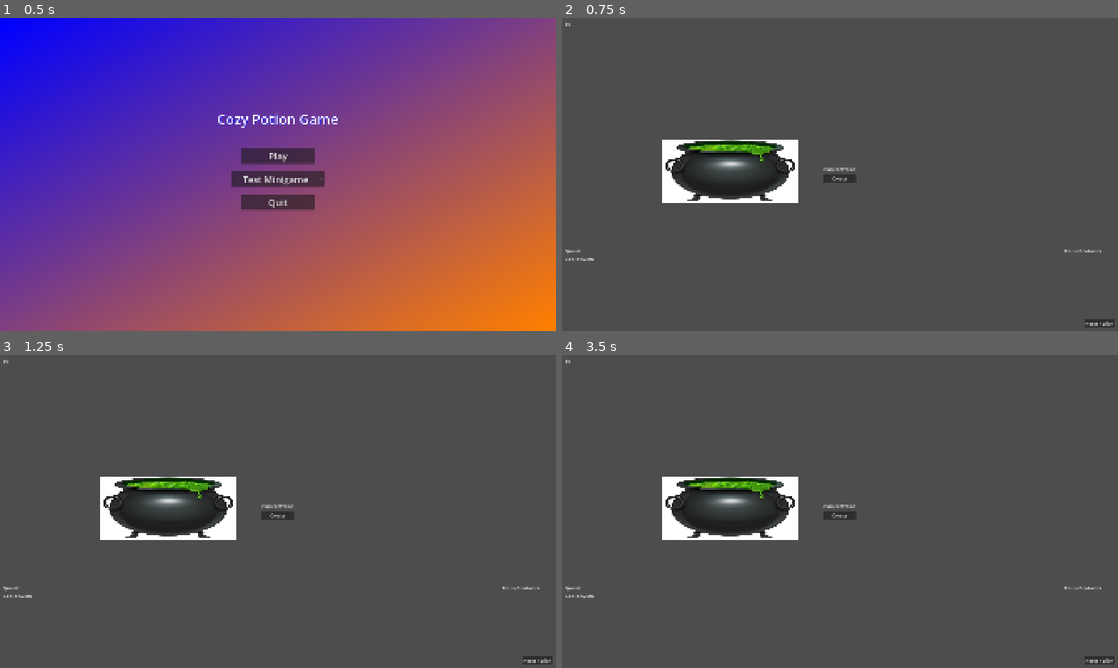
Above: before the commit, frames 1-4 (two rows, left to right).
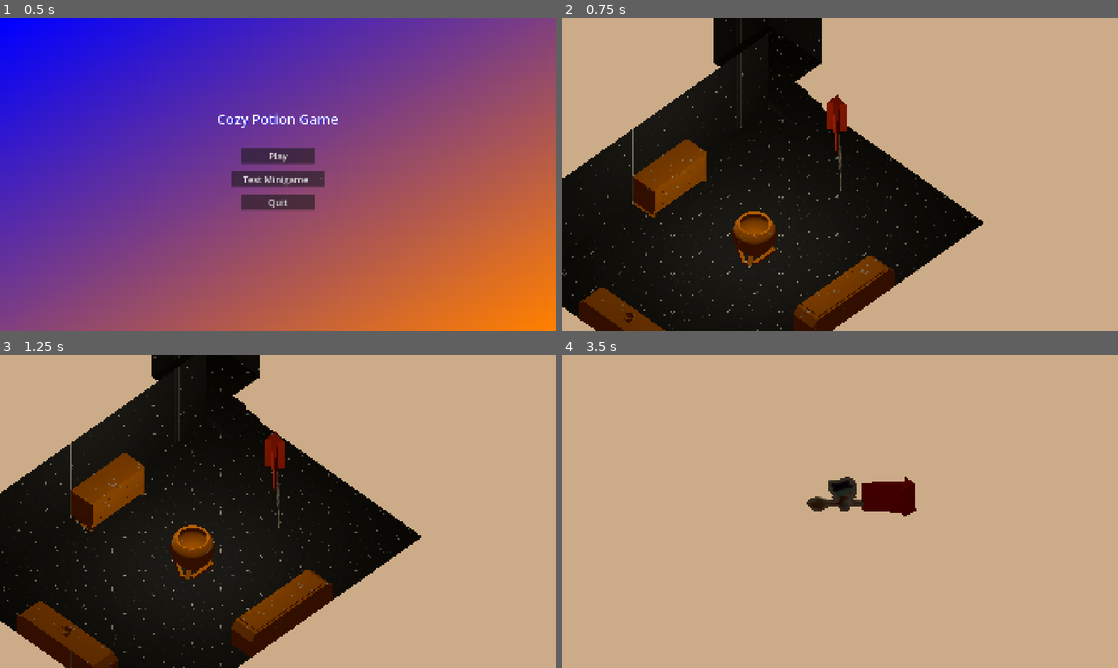
Above: after the commit, the same moments.

Repository: unimelb-game-makers/Team-Quibble-Production
Game: Godot game, scene res://scenes/menus/main.tscn
Two runs of this game, one before a commit and one after it. Both use one fixed random seed, a clock stepped at 60 frames per second and the inputs below.
Inputs (mouse positions are in pixels of both pictures, inside the frame that each line leads up to):
- Up to frame 1 (0.5 s): no input
- Up to frame 2 (0.75 s): click "Play" at 0.5 s
- Up to frame 3 (1.25 s): no input
- Up to frame 4 (3.5 s): move the mouse to (962, 495) at 1.27 s; hold D (move_right) 1.28-2 s; hold E (interact) 1.28-2 s; click (962, 495) at 1.42 s; drag from (728, 527) to (812, 574) at 2.02 s; move the mouse to (895, 442) at 2.77 s; hold D (move_right) from 2.78 s (still down); hold Left (camera_left) from 2.78 s (still down); click (895, 442) at 2.92 s; tap E (interact) at 3.05 s

Frame 1 is identical in both runs. In frame 2, 99% of the frame differs, in the area x 0-100%, y 0-100%; in frame 3, 99%; in frame 4, 100%.
Error before the commit: Invalid access to property or key 'potion_ingredient_index' on a base object of type 'Node (PotionBrewing)'. (res://scripts/ui/cauldron_crafting_ui.gd:36)

Commit message:
interactables can now show minigames

Diff:
--- a/cozy-potion-game/scenes/menus/main_menu.tscn
+++ b/cozy-potion-game/scenes/menus/main_menu.tscn
@@ -2,6 +2,7 @@
 
 [ext_resource type="Theme" uid="uid://85dmvce53jyf" path="res://assets/main_theme.tres" id="1_l6cm7"]
 [ext_resource type="Script" uid="uid://drd1spct1hl1y" path="res://scripts/main_menu.gd" id="2_ekxnf"]
+[ext_resource type="PackedScene" uid="uid://bec7ovcvsvc5q" path="res://scenes/shop.tscn" id="3_ng0o5"]
 [ext_resource type="PackedScene" uid="uid://b8cph38syc08d" path="res://scenes/mini_games/cauldron_scene.tscn" id="3_wu84c"]
 [ext_resource type="PackedScene" uid="uid://cty6lpq8trkc8" path="res://scenes/mini_games/crushing_minigame_scene.tscn" id="4_8ln24"]
 [ext_resource type="PackedScene" uid="uid://dggr5lsckq1da" path="res://scenes/mini_games/recipe_scene.tscn" id="5_8ln24"]
@@ -26,7 +27,7 @@
 grow_vertical = 2
 theme = ExtResource("1_l6cm7")
 script = ExtResource("2_ekxnf")
-minigame_packed_scenes = Array[PackedScene]([ExtResource("3_wu84c"), ExtResource("4_8ln24"), ExtResource("5_8ln24")])
+minigame_packed_scenes = Array[PackedScene]([ExtResource("3_ng0o5"), ExtResource("3_wu84c"), ExtResource("4_8ln24"), ExtResource("5_8ln24")])
 
 [node name="TextureRect" type="TextureRect" parent="." unique_id=1908156186]
 layout_mode = 1
--- a/cozy-potion-game/scenes/mini_games/crushing_minigame_scene.tscn
+++ b/cozy-potion-game/scenes/mini_games/crushing_minigame_scene.tscn
@@ -36,6 +36,7 @@
 position = Vector2(174, 271)
 
 [node name="TextureRect" type="TextureRect" parent="." unique_id=423263158]
+visible = false
 z_index = -10
 layout_mode = 1
 anchors_preset = 15
--- a/cozy-potion-game/scenes/shop.tscn
+++ b/cozy-potion-game/scenes/shop.tscn
@@ -6,6 +6,8 @@
 [ext_resource type="Material" uid="uid://c4urka6ybrmhm" path="res://addons/kenney_prototype_tools/materials/dark_wall_material.tres" id="2_ajxib"]
 [ext_resource type="Script" uid="uid://bnfcqynt4fy0j" path="res://scripts/world/interactable_object.gd" id="2_xfvoa"]
 [ext_resource type="Script" uid="uid://bc5xc5cvwwo37" path="res://scripts/world/test_interactable_user.gd" id="3_1l46r"]
+[ext_resource type="PackedScene" uid="uid://cty6lpq8trkc8" path="res://scenes/mini_games/crushing_minigame_scene.tscn" id="7_y6sft"]
+[ext_resource type="PackedScene" uid="uid://b3cd2a5yxvfp" path="res://scenes/user_interface/popup_sub_window.tscn" id="8_m4ofw"]
 
 [sub_resource type="ProceduralSkyMaterial" id="ProceduralSkyMaterial_lx5au"]
 sky_top_color = Color(0.2, 0.16862746, 0.13333334, 1)
@@ -358,16 +360,16 @@
 mouse_filter = 1
 metadata/_edit_use_anchors_ = true
 
-[node name="TestInteractableUser" type="Node3D" parent="Node3D" unique_id=1808629614 node_paths=PackedStringArray("interactable_area")]
+[node name="TestInteractableUser" type="Node3D" parent="Node3D" unique_id=1808629614]
 transform = Transform3D(0.70710677, 0, 0.70710677, 0, 1, 0, -0.70710677, 0, 0.70710677, -2.9055877, 1.0544419, -2.591208)
 script = ExtResource("3_1l46r")
-interactable_area = NodePath("InteractableObject")
 
 [node name="InteractableObject" type="Area3D" parent="Node3D/TestInteractableUser" unique_id=254663262]
 transform = Transform3D(0.7071068, 0, -0.7071068, 0, 1, 0, 0.7071068, 0, 0.7071068, -0.73490536, -0.7443633, 0.6911044)
 collision_layer = 1048576
 collision_mask = 67108865
 script = ExtResource("2_xfvoa")
+scene_to_load = ExtResource("7_y6sft")
 
 [node name="CollisionShape3D" type="CollisionShape3D" parent="Node3D/TestInteractableUser/InteractableObject" unique_id=660347118]
 transform = Transform3D(1, 0, 0, 0, 1, 0, 0, 0, 1, 0, 0.6873169, 1.6658173)
@@ -377,3 +379,10 @@
 transform = Transform3D(1, 0, 0, 0, 1, 0, 0, 0, 1, 0, 3.061737, 0)
 light_color = Color(0.9597469, 0.9266617, 0.81118107, 1)
 omni_range = 22.771
+
+[node name="PopupSubWindow" parent="." unique_id=519353967 instance=ExtResource("8_m4ofw")]
+anchors_preset = 15
+grow_horizontal = 2
+grow_vertical = 2
+
+[connection signal="interacted" from="Node3D/TestInteractableUser/InteractableObject" to="PopupSubWindow" method="_on_interactable_object_interacted"]
--- a/cozy-potion-game/scenes/user_interface/example_pop_up.tscn
+++ b/cozy-potion-game/scenes/user_interface/example_pop_up.tscn
@@ -22,21 +22,15 @@
 grow_vertical = 2
 
 [node name="SubViewport" type="SubViewport" parent="." unique_id=1591214170]
-size = Vector2i(1440, 810)
+size = Vector2i(1920, 1080)
 
 [node name="CrushingMinigame" parent="SubViewport" unique_id=126500727 instance=ExtResource("1_op3mp")]
 
 [node name="PanelContainer" type="PanelContainer" parent="." unique_id=611544136]
 layout_mode = 1
-anchors_preset = 8
-anchor_left = 0.5
-anchor_top = 0.5
-anchor_right = 0.5
-anchor_bottom = 0.5
-offset_left = -720.0
-offset_top = -405.0
-offset_right = 720.0
-offset_bottom = 405.0
+anchors_preset = 15
+anchor_right = 1.0
+anchor_bottom = 1.0
 grow_horizontal = 2
 grow_vertical = 2
 theme_override_styles/panel = SubResource("StyleBoxTexture_m4qru")
--- a/cozy-potion-game/scenes/user_interface/popup_sub_window.tscn
+++ b/cozy-potion-game/scenes/user_interface/popup_sub_window.tscn
@@ -1,13 +1,12 @@
 [gd_scene format=3 uid="uid://b3cd2a5yxvfp"]
 
 [ext_resource type="Script" uid="uid://cwkp4uesjlu0l" path="res://scripts/popup_sub_window.gd" id="1_xhyie"]
-[ext_resource type="PackedScene" uid="uid://cty6lpq8trkc8" path="res://scenes/mini_games/crushing_minigame_scene.tscn" id="2_gc7jl"]
 
 [sub_resource type="Animation" id="Animation_mb0g6"]
 length = 0.001
 tracks/0/type = "value"
 tracks/0/imported = false
-tracks/0/enabled = true
+tracks/0/enabled = false
 tracks/0/path = NodePath(".:modulate")
 tracks/0/interp = 1
 tracks/0/loop_wrap = true
@@ -19,7 +18,7 @@
 }
 tracks/1/type = "value"
 tracks/1/imported = false
-tracks/1/enabled = true
+tracks/1/enabled = false
 tracks/1/path = NodePath(".:visible")
 tracks/1/interp = 1
 tracks/1/loop_wrap = true
@@ -31,23 +30,11 @@
 }
 tracks/2/type = "value"
 tracks/2/imported = false
-tracks/2/enabled = true
+tracks/2/enabled = false
 tracks/2/path = NodePath(".:position")
 tracks/2/interp = 1
 tracks/2/loop_wrap = true
 tracks/2/keys = {
-"times": PackedFloat32Array(0),
-"transitions": PackedFloat32Array(1),
-"update": 0,
-"values": [Vector2(0, 0)]
-}
-tracks/3/type = "value"
-tracks/3/imported = false
-tracks/3/enabled = true
-tracks/3/path = NodePath("Transform:position")
-tracks/3/interp = 1
-tracks/3/loop_wrap = true
-tracks/3/keys = {
 "times": PackedFloat32Array(0),
 "transitions": PackedFloat32Array(1),
 "update": 0,
@@ -94,18 +81,6 @@
 "update": 0,
 "values": [Vector2(0, 32), Vector2(0, 0)]
 }
-tracks/3/type = "value"
-tracks/3/imported = false
-tracks/3/enabled = true
-tracks/3/path = NodePath("Transform:position")
-tracks/3/interp = 1
-tracks/3/loop_wrap = true
-tracks/3/keys = {
-"times": PackedFloat32Array(0, 0.2),
-"transitions": PackedFloat32Array(1, 1),
-"update": 0,
-"values": [Vector2(0, 32), Vector2(0, 0)]
-}
 
 [sub_resource type="Animation" id="Animation_8ihcq"]
 resource_name = "fade_out"
@@ -135,18 +110,6 @@
 "update": 1,
 "values": [true, false]
 }
-tracks/2/type = "value"
-tracks/2/imported = false
-tracks/2/enabled = true
-tracks/2/path = NodePath("Transform:position")
-tracks/2/interp = 1
-tracks/2/loop_wrap = true
-tracks/2/keys = {
-"times": PackedFloat32Array(0, 0.2),
-"transitions": PackedFloat32Array(1, 1),
-"update": 0,
-"values": [Vector2(0, 0), Vector2(0, 32)]
-}
 
 [sub_resource type="AnimationLibrary" id="AnimationLibrary_vsj0n"]
 _data = {
@@ -155,13 +118,28 @@
 &"fade_out": SubResource("Animation_8ihcq")
 }
 
-[node name="PopupSubWindow" type="Node2D" unique_id=756391884]
-visible = false
+[sub_resource type="ViewportTexture" id="ViewportTexture_2rywg"]
+viewport_path = NodePath("SubViewport")
+
+[node name="PopupSubWindow" type="Control" unique_id=519353967]
+custom_minimum_size = Vector2(1920, 1080)
+layout_mode = 3
+anchor_right = 1.0
+anchor_bottom = 1.0
 script = ExtResource("1_xhyie")
-
-[node name="Transform" type="Node2D" parent="." unique_id=1172969320]
-
-[node name="M&P Scene" parent="Transform" unique_id=126500727 instance=ExtResource("2_gc7jl")]
 
 [node name="AnimationPlayer" type="AnimationPlayer" parent="." unique_id=317420702]
 libraries/ = SubResource("AnimationLibrary_vsj0n")
+
+[node name="SubViewport" type="SubViewport" parent="." unique_id=230729811]
+transparent_bg = true
+size = Vector2i(1920, 1080)
+
+[node name="SubViewportTexture" type="TextureRect" parent="." unique_id=754107476]
+layout_mode = 1
+anchors_preset = 15
+anchor_right = 1.0
+anchor_bottom = 1.0
+grow_horizontal = 2
+grow_vertical = 2
+texture = SubResource("ViewportTexture_2rywg")
--- a/cozy-potion-game/scripts/minigame/crushing_minigame/crushing_minigame_scene.gd
+++ b/cozy-potion-game/scripts/minigame/crushing_minigame/crushing_minigame_scene.gd
@@ -26,4 +26,9 @@
 
 
 func win_minigame() -> void:
-	win_label_placeholder.show()
+	process_mode = Node.PROCESS_MODE_DISABLED
+	## I am NOT in the headspace to debug this but this needs to be only called once
+	#win_label_placeholder.show()
+	## TODO: this should really be an established thing. I would create a Singleton
+	## after talking with other programmers
+	get_parent().get_parent().end_display_popup()
--- a/cozy-potion-game/scripts/minigame/crushing_minigame/pestle.gd
+++ b/cozy-potion-game/scripts/minigame/crushing_minigame/pestle.gd
@@ -8,6 +8,7 @@
 func _physics_process(_delta: float) -> void:
 	#direction to move
 	var mouse_world_position = get_tree().root.get_mouse_position()
+	mouse_world_position = to_local(mouse_world_position)
 	var move_dir = (mouse_world_position - position).normalized()
 
 	#the speed we move towards the cursor is dependent on how far away we are from it
--- a/cozy-potion-game/scripts/popup_sub_window.gd
+++ b/cozy-potion-game/scripts/popup_sub_window.gd
@@ -1,18 +1,26 @@
-extends Node2D
+extends Control
 
-@onready var transform_node: Node2D = $Transform
+@onready var sub_viewport: SubViewport = $SubViewport
 @onready var animation_player : AnimationPlayer = $AnimationPlayer
+@onready var player: WorldPlayer = $"../Node3D/Player"
 
 var popup: Node
 
+func start_display_popup(_popup: Node) -> void:
+	player.accepting_control = false
 
-func start_display_popup(_popup: Node) -> void:
 	popup = _popup
-	transform_node.add_child(_popup)
+	sub_viewport.add_child(_popup)
 	animation_player.play(&"fade_in")
 
 func end_display_popup() -> void:
-	## TODO: call a function on the popup to stop receiving input
 	animation_player.play(&"fade_out")
 	await animation_player.animation_finished
-	transform_node.remove_child(popup)
+	sub_viewport.remove_child(popup)
+
+	player.accepting_control = true
+
+## this was connected in-editor.
+## TODO: set mechanically for all interactables in scene. this could be done by giving the interactable a group
+func _on_interactable_object_interacted(_scene_to_load: PackedScene) -> void:
+	start_display_popup(_scene_to_load.instantiate())
--- a/cozy-potion-game/scripts/world/interactable_object.gd
+++ b/cozy-potion-game/scripts/world/interactable_object.gd
@@ -4,4 +4,9 @@
 ## interact signal will be emitted.
 class_name InteractableArea extends Area3D
 
-signal interacted
+@export var scene_to_load: PackedScene
+
+signal interacted(_scene_to_load: PackedScene)
+
+func on_interact() -> void:
+	interacted.emit(scene_to_load)
--- a/cozy-potion-game/scripts/world/test_interactable_user.gd
+++ b/cozy-potion-game/scripts/world/test_interactable_user.gd
@@ -1,6 +1,6 @@
 extends Node3D
 
-@export var interactable_area: InteractableArea
-
-func _ready() -> void:
-	interactable_area.interacted.connect(func(): print_debug("Interacted!!"))
+#@export var interactable_area: InteractableArea
+#
+#func _ready() -> void:
+	#interactable_area.interacted.connect(func(): print_debug("Interacted!!"))
--- a/cozy-potion-game/scripts/world/world_player.gd
+++ b/cozy-potion-game/scripts/world/world_player.gd
@@ -26,12 +26,15 @@
 var rotation_y_target: float = 0
 var top_down_active: bool = false
 
+var accepting_control: bool = true
+
 func _ready() -> void:
 	mouse_detector_left.mouse_entered.connect(rotate_camera.bind(-1))
 	mouse_detector_right.mouse_entered.connect(rotate_camera.bind(1))
 
 func _unhandled_input(event: InputEvent) -> void:
-	aesthetic_movement(event)
+	if accepting_control:
+		aesthetic_movement(event)
 
 func aesthetic_movement(event: InputEvent) -> void:
 	if event.is_action_pressed("camera_left"):
@@ -92,31 +95,32 @@
 	return res
 
 func _physics_process(delta: float) -> void:
-	# Add the gravity.
-	if not is_on_floor():
-		velocity += get_gravity() * delta
+	if accepting_control:
+		# Add the gravity.
+		if not is_on_floor():
+			velocity += get_gravity() * delta
 
-	var input_dir = Input.get_vector("move_left","move_right","move_up","move_down")
-	var direction := (transform.basis * Vector3(input_dir.x, 0, input_dir.y)).normalized()
-	# rotates the direction angle to account for the camera
-	if direction:
-		velocity.x = direction.x * SPEED
-		velocity.z = direction.z * SPEED
-		 #rotates the animation pivot (that is, the actual mesh as well as the
-		 #detector for interactable objects)
-		 #towards the movement direction at a rate of turn_rate per frame unless
-		 #we could just snap to that direction.
-		 #this implementation is a little overcomplicated so we can do smoothing
-		 #if that isnt needed, maybe just use look_at()
-		var pivot_direction := animation_pivot.global_basis * Vector3.FORWARD
-		var angle_to_move_dir = pivot_direction.signed_angle_to(direction, Vector3(0,1,0))
-		var rotation = min(delta * INTERACTABLE_AREA_TURN_RATE, abs(angle_to_move_dir)) * sign(angle_to_move_dir)
-		animation_pivot.rotate_y(rotation)
-	else:
-		velocity.x = move_toward(velocity.x, 0, SPEED)
-		velocity.z = move_toward(velocity.z, 0, SPEED)
+		var input_dir = Input.get_vector("move_left","move_right","move_up","move_down")
+		var direction := (transform.basis * Vector3(input_dir.x, 0, input_dir.y)).normalized()
+		# rotates the direction angle to account for the camera
+		if direction:
+			velocity.x = direction.x * SPEED
+			velocity.z = direction.z * SPEED
+			 #rotates the animation pivot (that is, the actual mesh as well as the
+			 #detector for interactable objects)
+			 #towards the movement direction at a rate of turn_rate per frame unless
+			 #we could just snap to that direction.
+			 #this implementation is a little overcomplicated so we can do smoothing
+			 #if that isnt needed, maybe just use look_at()
+			var pivot_direction := animation_pivot.global_basis * Vector3.FORWARD
+			var angle_to_move_dir = pivot_direction.signed_angle_to(direction, Vector3(0,1,0))
+			var rotation = min(delta * INTERACTABLE_AREA_TURN_RATE, abs(angle_to_move_dir)) * sign(angle_to_move_dir)
+			animation_pivot.rotate_y(rotation)
+		else:
+			velocity.x = move_toward(velocity.x, 0, SPEED)
+			velocity.z = move_toward(velocity.z, 0, SPEED)
 
-	move_and_slide()
+		move_and_slide()
 
 func toggle_top_down_cam() -> void:
 	if not top_down_active:
@@ -152,6 +156,6 @@
 func interact() -> void:
 	for area in interactable_collision_area.get_overlapping_areas():
 		if area is InteractableArea:
-			area.interacted.emit()
+			area.on_interact()
 			# probably bad to interact with two things at once
 			return
Not shown, changed: README.md
Not shown, removed: baby is you.txt
